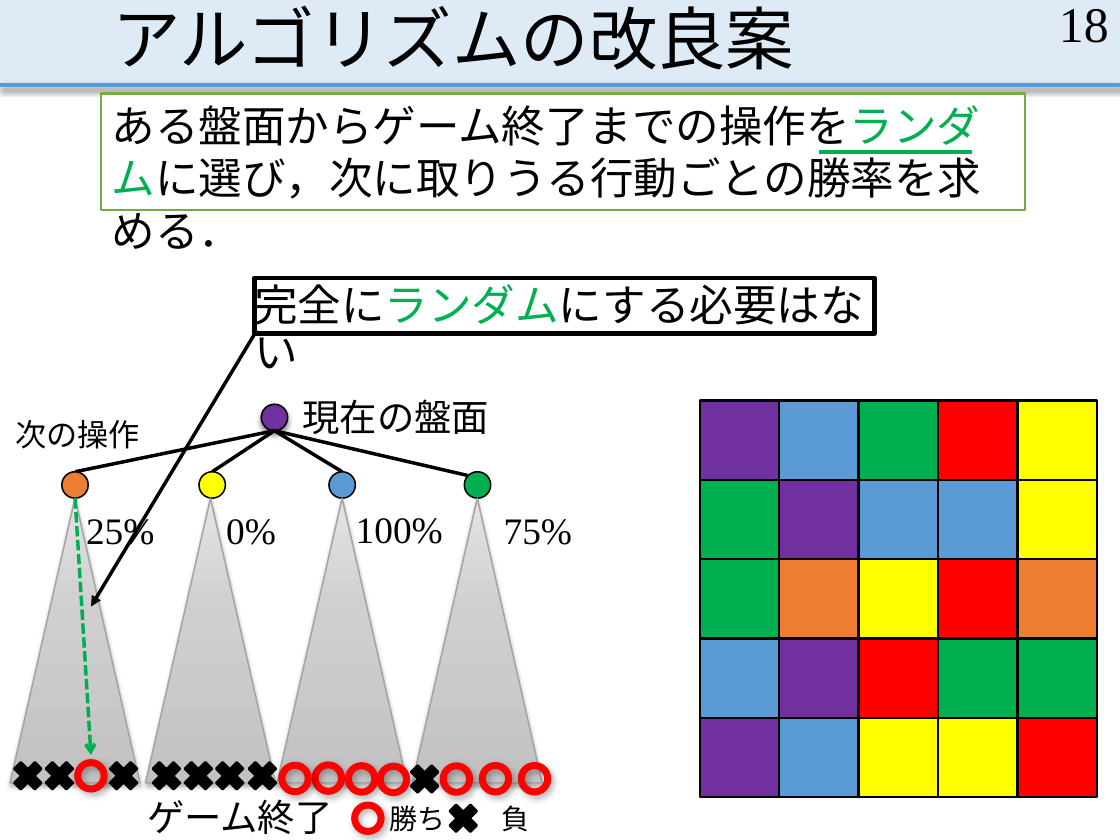
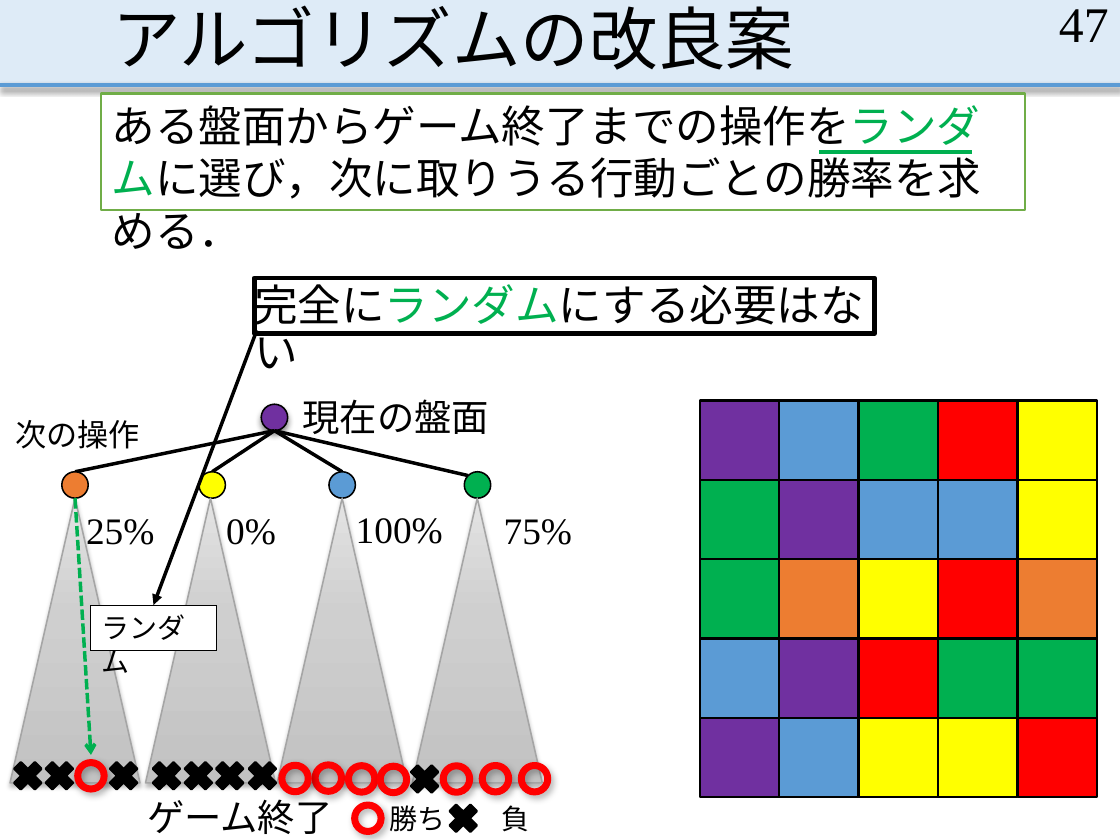
Before and after one commit to MasayaOda/SR, a slide deck: slide 47 of 190702oda.pptx (slide 18 before the commit). Drawn at 1120x840 pixels with LibreOffice and Linux fonts; fonts in the diff are those of the drawing. Boxes give left, top, right and bottom in pixels: in the first picture for what was removed or moved away, otherwise in the second. Text is boxed around its words. In the diff, an @@ line names an element or a change of style, - is before the commit and + after.

```diff
--- a/190702oda.pptx
+++ b/190702oda.pptx
@@ page number at (1059, 9, 1109, 42): text changed @@
-18
+47
@@ arrow moved from (256, 330) - (91, 607) to (256, 330) - (153, 605) @@
@@ rectangle added at (91, 605, 216, 650), fill #FFFFFF, outline #000000 0.75 pt, 18 pt, text #000000 @@
+ランダム
```
Also in this commit, not shown: 13 other slides changed, 6 slides added.
